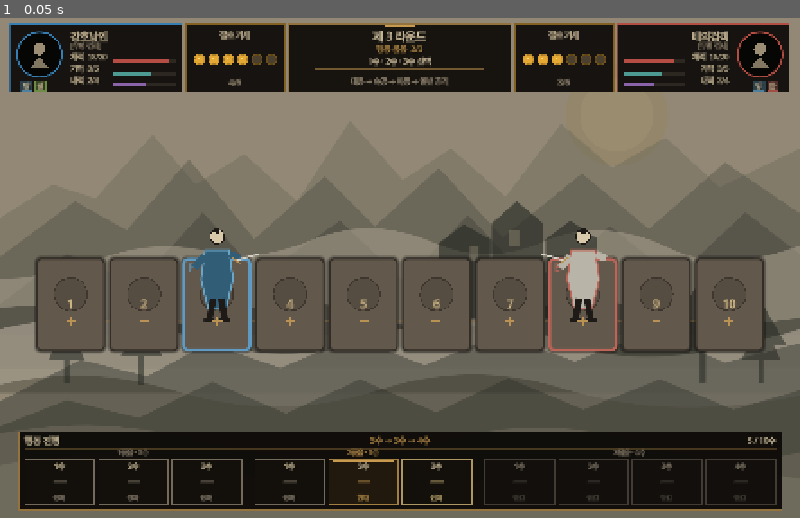
Above: before the commit, frame 1.
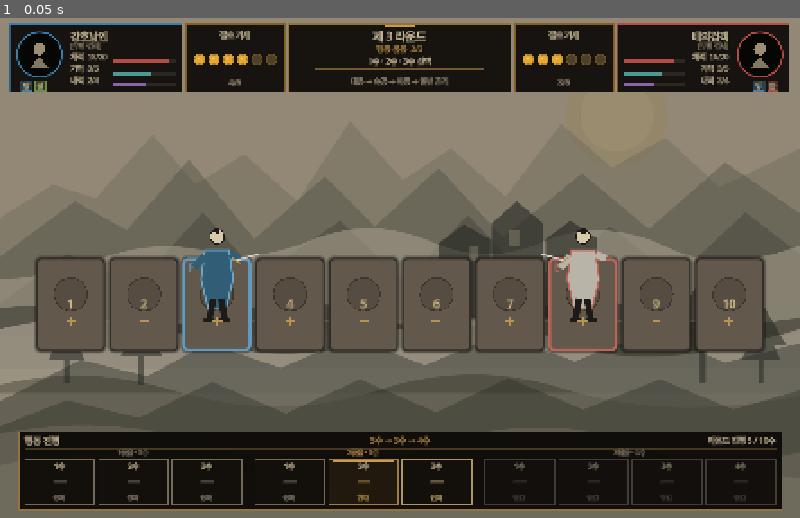
Above: after the commit, the same moment.

Repository: alsdmlals4-eng/Ten-Paces-Hidden-Moves
Game: Godot game, scene res://scenes/combat/combat_board_preview.tscn
Same seed, same stepped clock (60 frames per second), same inputs: the game is played once before the commit and once after it.
Inputs:
- Up to frame 1 (0.05 s): no input

The runs differ from the first frame. In frame 1, less than 0.1% of the frame differs, in the area x 88-94%, y 83-86%.

Commit message:
fix: clarify action timing as round progress

Diff:
--- a/src/ui/action_timing_panel.gd
+++ b/src/ui/action_timing_panel.gd
@@ -75,6 +75,7 @@
     set_meta("layout_role", "bottom_upper")
     set_meta("timing_sequence", "3|3|4")
     set_meta("total_timings", slots.size())
+    set_meta("progress_scope", "round")
     set_meta("cards_inserted", false)
     set_meta("interactions_enabled", false)
 
@@ -111,7 +112,7 @@
         sequence_texts.append("%d수" % int(value))
     _title_label.text = "행동 진행"
     _sequence_label.text = " → ".join(sequence_texts)
-    _progress_label.text = "%d / %d수" % [current_timing, total_timings]
+    _progress_label.text = "라운드 진행 %d / %d수" % [current_timing, total_timings]
 
 func _layout() -> void:
     if _title_label == null or slots.is_empty():
@@ -176,6 +177,7 @@
         "total_timings": slots.size(),
         "current_bundle": int(timing_data.get("current_bundle", 1)),
         "current_timing": int(timing_data.get("current_timing", 1)),
+        "progress_scope": "round",
         "state_counts": state_counts,
         "cards_inserted": false,
         "interactions_enabled": false
